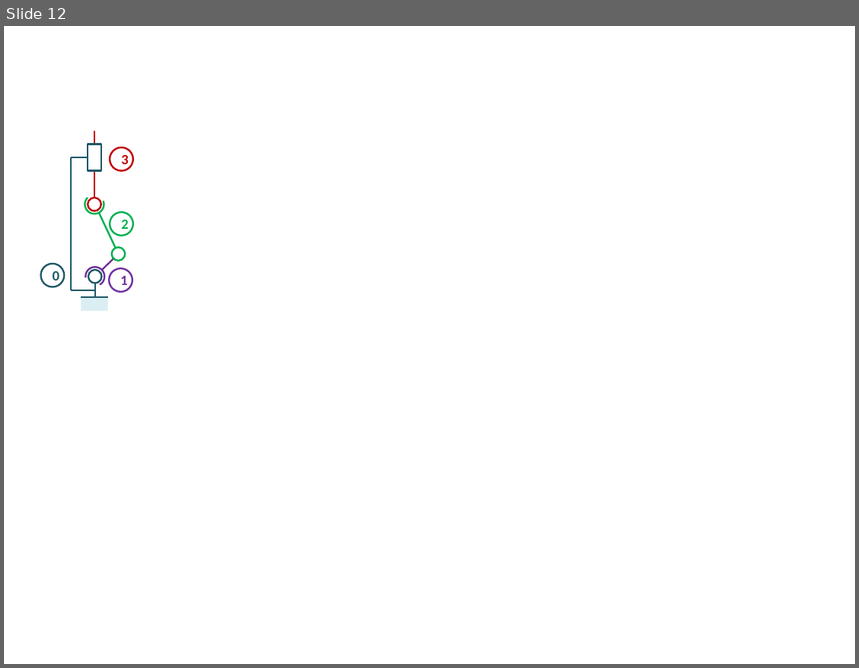
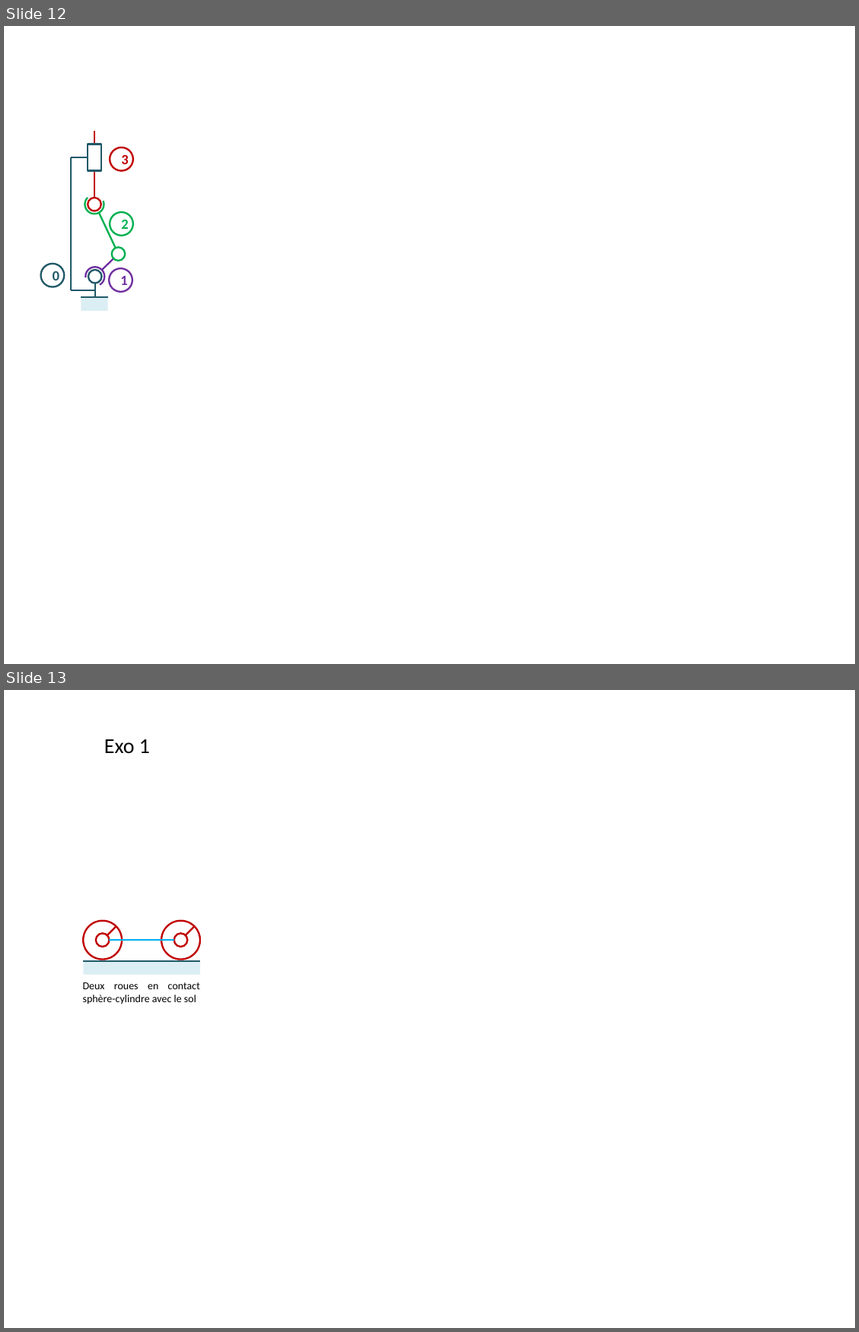
Before and after one commit to xpessoles/QCM_AMC_Questions, a slide deck: Banque_SI/03_hyperstatisme/images/QCM.pptx. Shown one above the other, each under a label of ours: slide 12 before the commit, slides 12 and 13 after it. The pictures are 859x668 and 859x1332 pixels, drawn with LibreOffice and Linux fonts; fonts in the diff are those of the drawing; grey boxes stand for pictures. Boxes give left, top, right and bottom in pixels: in the first picture for what was removed or moved away, otherwise in the second. Text is boxed around its words. In the diff, an @@ line names an element or a change of style, - is before the commit and + after.

```diff
--- a/Banque_SI/03_hyperstatisme/images/QCM.pptx
+++ b/Banque_SI/03_hyperstatisme/images/QCM.pptx
@@ slide 13 added at <box>4,690,855,1328</box>, background #FFFFFF @@
@@ text added at <box>104,739,150,753</box>, 18 pt, text #000000 @@
+Exo 1
@@ ellipse added at <box>83,921,122,959</box>, fill #FFFFFF, outline #C00000 1.5 pt @@
@@ ellipse added at <box>96,933,110,947</box>, fill #FFFFFF, outline #C00000 1.5 pt @@
@@ line added from (116, 926) to (107, 935), #C00000 1.5 pt @@
@@ line added from (174, 940) to (110, 940), #00B0F0 1.5 pt @@
@@ ellipse added at <box>161,921,200,959</box>, fill #FFFFFF, outline #C00000 1.5 pt @@
@@ ellipse added at <box>174,933,188,947</box>, fill #FFFFFF, outline #C00000 1.5 pt @@
@@ line added from (195, 926) to (186, 935), #C00000 1.5 pt @@
@@ line added from (200, 961) to (83, 961), #215968 1.5 pt @@
@@ rectangle added at <box>84,961,200,975</box>, fill #DBEEF4 @@
@@ text added at <box>83,983,200,1005</box>, 9 pt, text #000000 @@
+Deux roues en contact sphère-cylindre avec le sol
```
Also in this commit, not shown: 10 other slides added, 12 other files.
